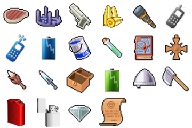
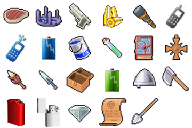
The second 192 x 128 image is a revision of the first. Changes to its layers:
added layer "Shovel" above "Scroll" over [131, 97, 159, 125]
